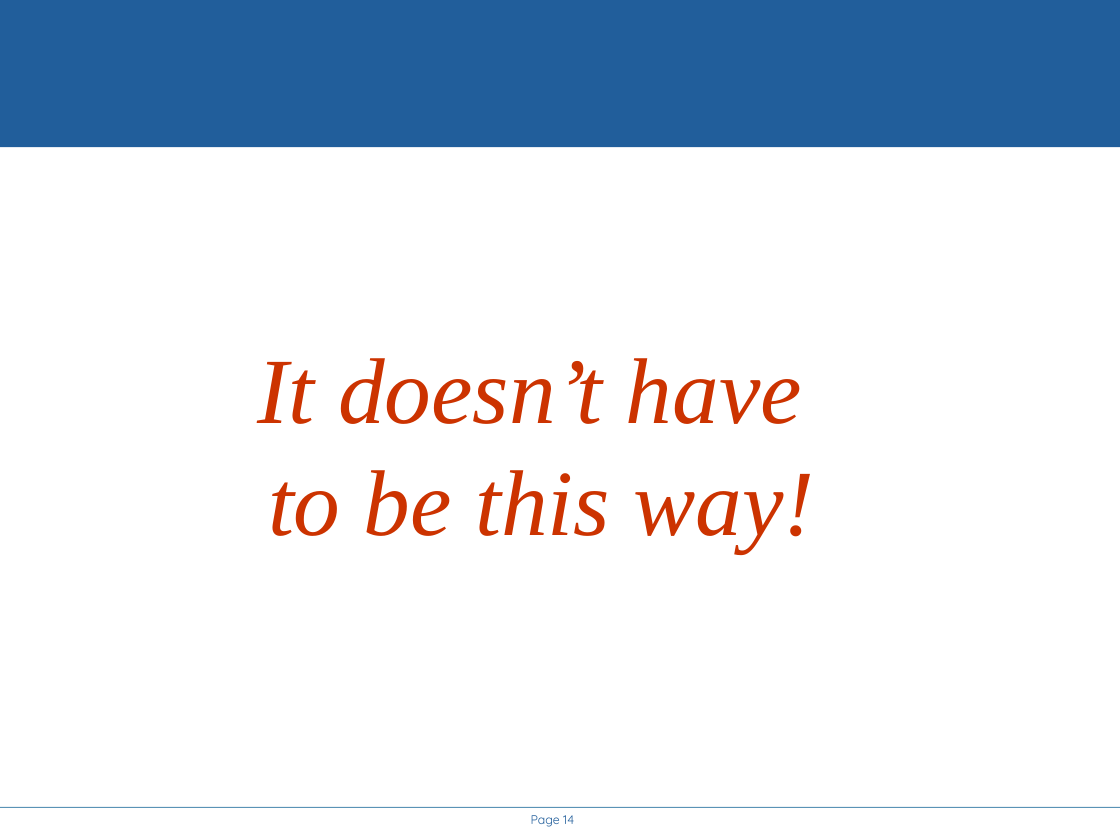
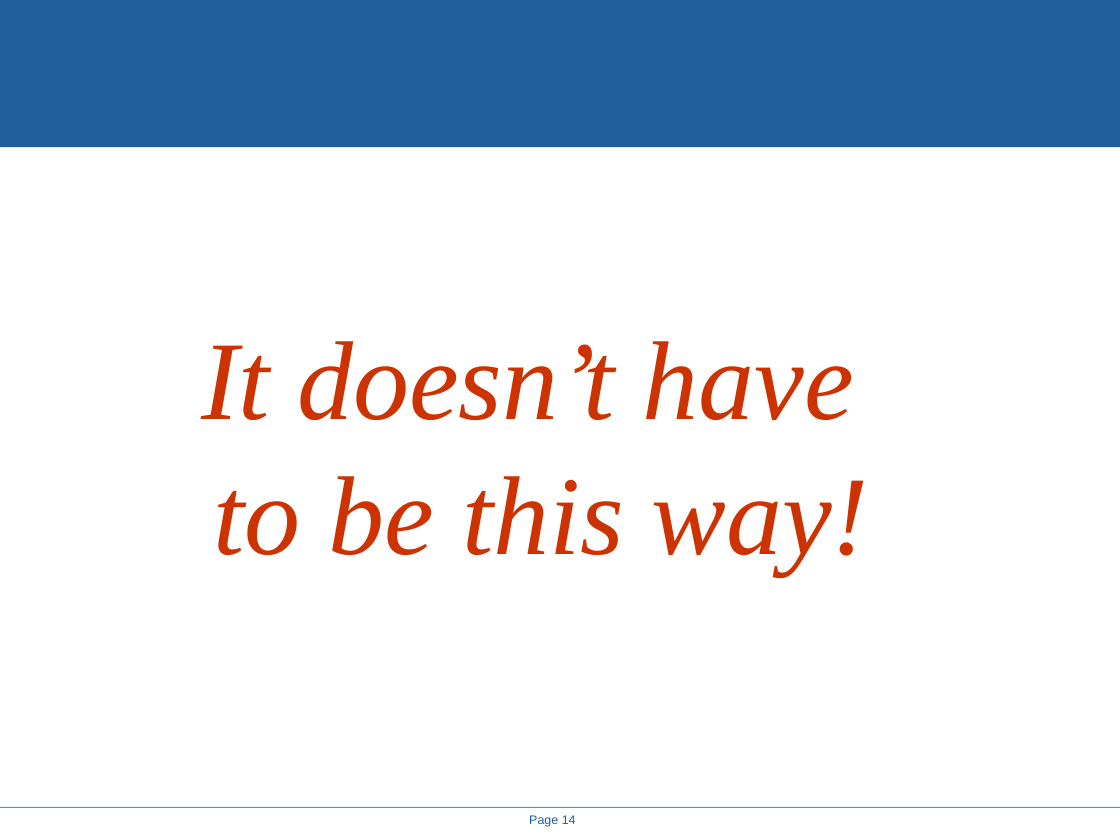
Before and after one commit to rhusar/smartfrog, a slide deck: slide 14 of projects/alpine/doc/icws2005/rethinking_the_java_SOAP_stack.ppt. Drawn at 1120x840 pixels with LibreOffice and Linux fonts; fonts in the diff are those of the drawing; background and template pictures are left out. Boxes give left, top, right and bottom in pixels: in the first picture for what was removed or moved away, otherwise in the second. Text is boxed around its words. In the diff, an @@ line names an element or a change of style, - is before the commit and + after.

```diff
--- a/projects/alpine/doc/icws2005/rethinking_the_java_SOAP_stack.ppt
+++ b/projects/alpine/doc/icws2005/rethinking_the_java_SOAP_stack.ppt
@@ title "It doesn’t have to be ..." at [201, 341, 870, 574]: size 60 to 72 pt @@
@@ page number at [529, 815, 576, 827]: font Quicksand to Arial @@
```
Also in this commit, not shown: 14 other slides changed, 4 slides added, 4 slides removed, 8 other files.
